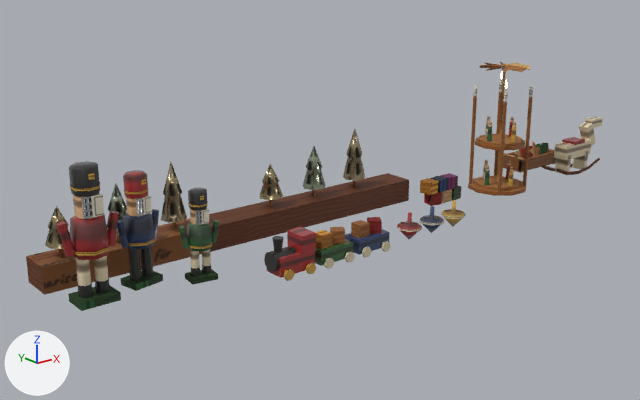
One commit to the glTF model site/public/models/prop_deco_spielzeug.glb: the scene before it, then after it.
The view is the same before and after, from a 50 mm camera at (-1.729, -1.835, 0.859) aimed at (-0.185, 0.095, 0.088). The axes (+X, +Y, +Z) are drawn at lower left. The lights are the same throughout. The older version comes first. Where no turn or scale is listed for an object, it has been applied to the vertices. Vertices at exactly the same position are counted once.

In view in the first picture: 'prop_deco_spielzeug_static', 'rot_pyramid_mesh'.
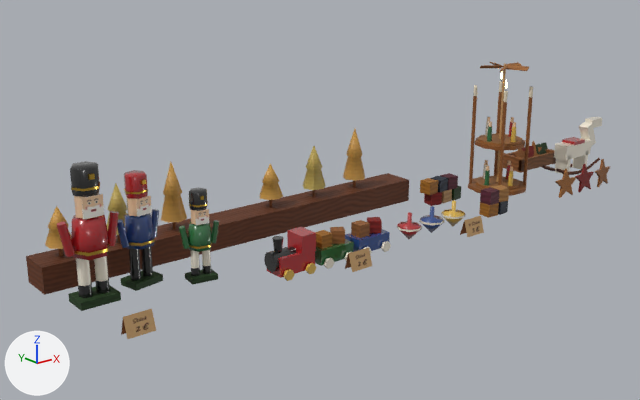
Where the newer file only moved an object's origin or applied its transform, the numbers keep the older frame.

The change, as a diff of the scene's bpy script:
```diff
--- a/site/public/models/prop_deco_spielzeug.glb.py
+++ b/site/public/models/prop_deco_spielzeug.glb.py
@@ me_prop_deco_spielzeug_static @@
 # used by ob_prop_deco_spielzeug_static; location = (-0.005, 0.027, 0.192)
-me_prop_deco_spielzeug_static.from_pydata(...)  # 1588 vertices, 2465 faces; spans x -1.0..1.0, y -0.2..0.2, z -0.19..0.19
+me_prop_deco_spielzeug_static.from_pydata(...)  # 1635 vertices, 2510 faces; spans x -1.0..1.0, y -0.26..0.2, z -0.19..0.19
+# me_prop_deco_spielzeug_static part 1: the loose piece of 8 vertices spanning x 0.28..0.32, y 0.01..0.05, z -0.19..-0.15 is copied, and the copy is moved by (0.0, -0.19, 0.0); it spans x 0.28..0.33, y -0.18..-0.14, z -0.19..-0.15
+# me_prop_deco_spielzeug_static part 2: the loose piece of 8 vertices spanning x 0.32..0.37, y 0.01..0.06, z -0.19..-0.15 is copied, and the copy is moved by (0.0, -0.19, 0.0); it spans x 0.33..0.37, y -0.18..-0.14, z -0.19..-0.15
+# me_prop_deco_spielzeug_static part 3: a new loose piece, a box spanning x 0.285..0.325, y -0.178..-0.137, z -0.152..-0.112, in mat_vendor_atlas
+# me_prop_deco_spielzeug_static part 4: the loose piece of 8 vertices spanning x 0.3..0.35, y 0.01..0.05, z -0.15..-0.11 is copied, and the copy is moved by (0.02, -0.19, 0.0); it spans x 0.33..0.37, y -0.18..-0.13, z -0.15..-0.11
+# me_prop_deco_spielzeug_static part 5: a new loose piece of 20 vertices spanning x 0.58..0.67, y -0.21..-0.19, z -0.18..-0.09, in mat_vendor_atlas
+# me_prop_deco_spielzeug_static part 6: a new loose piece of 20 vertices spanning x 0.68..0.77, y -0.21..-0.19, z -0.18..-0.09, in mat_vendor_atlas
+# me_prop_deco_spielzeug_static part 7: a new loose piece of 20 vertices spanning x 0.78..0.87, y -0.21..-0.19, z -0.18..-0.09, in mat_vendor_atlas
+# me_prop_deco_spielzeug_static part 8: 115 vertices moved from x -0.97..0.13, y -0.17..0.06, z -0.18..0.14 to x -0.97..0.13, y -0.17..0.05, z -0.18..0.14; 127 vertices removed from x -0.97..-0.63, y -0.07..0.06, z -0.18..0.14; 82 vertices added at x -0.96..0.17, y -0.26..0.05, z -0.19..0.14
+# me_prop_deco_spielzeug_static part 9: 9 vertices moved within x 0.49..0.96, y -0.04..0.13, z -0.15..0.16; 19 vertices removed from x 0.77..0.96, y 0.11..0.14, z -0.17..-0.12; 19 vertices added at x 0.77..0.96, y 0.11..0.14, z -0.17..-0.12
+# me_prop_deco_spielzeug_static part 10: 1785 kept faces spanning x -1.0..1.0, y -0.2..0.2, z -0.19..0.16 get new texture (UV) coordinates
 me_prop_deco_spielzeug_static.materials.append(mat_vendor_atlas)
```

Location of each change, [x1, y1, x2, y2] in pixels of the pictures (640 x 400 px; the box of a moved part takes in the faces that stretch with it):
'prop_deco_spielzeug_static', reshaped (12% taller)
    before: [26, 72, 602, 311]
    after: [26, 72, 610, 339]
part 1 of me_prop_deco_spielzeug_static, added
    after: [479, 202, 499, 218]
part 2 of me_prop_deco_spielzeug_static, added
    after: [498, 201, 508, 215]
part 3 of me_prop_deco_spielzeug_static, added
    after: [480, 187, 500, 205]
part 4 of me_prop_deco_spielzeug_static, added
    after: [491, 185, 509, 202]
part 5 of me_prop_deco_spielzeug_static, added
    after: [555, 169, 577, 198]
part 6 of me_prop_deco_spielzeug_static, added
    after: [575, 164, 594, 192]
part 7 of me_prop_deco_spielzeug_static, added
    after: [595, 159, 610, 187]
part 8 of me_prop_deco_spielzeug_static, moved or reshaped
    before: [69, 161, 456, 298]
    after: [70, 161, 484, 339]
part 9 of me_prop_deco_spielzeug_static, moved or reshaped
    before: [504, 86, 549, 158]
    after: [504, 86, 548, 158]
part 10 of me_prop_deco_spielzeug_static, surface changed
    both: [26, 79, 602, 311]
